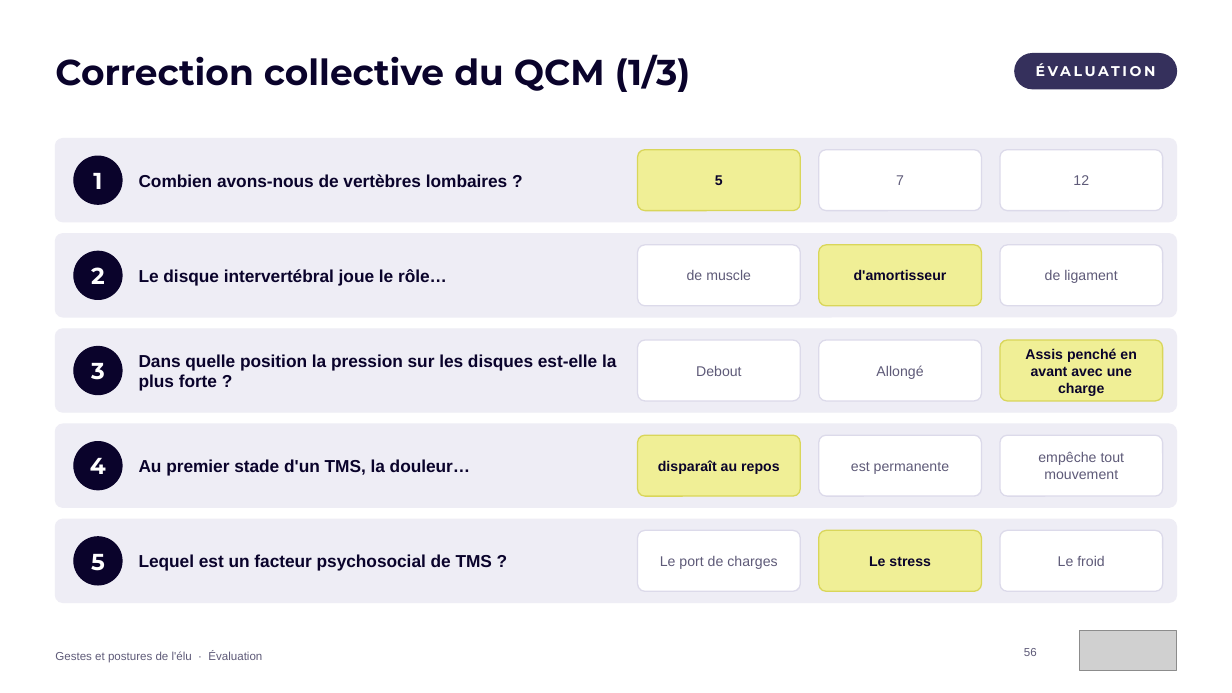
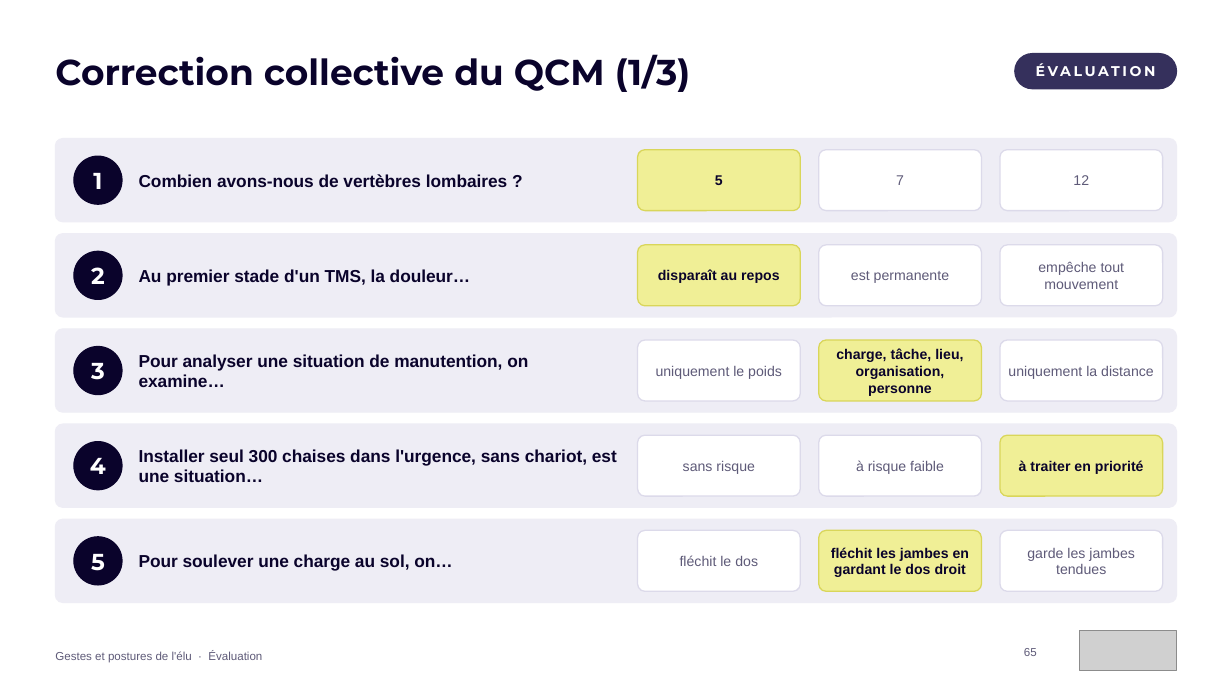
Before and after one commit to maxencedruellefourniez-prog/jefferco-pellets-prospects, a slide deck: slide 65 of formations/Formation_Gestes_et_postures_de_l_elu_ENMA.pptx (slide 56 before the commit). Drawn at 1232x693 pixels with LibreOffice and Linux fonts; fonts in the diff are those of the drawing; grey boxes stand for pictures. Boxes give left, top, right and bottom in pixels: in the first picture for what was removed or moved away, otherwise in the second. Text is boxed around its words. In the diff, an @@ line names an element or a change of style, - is before the commit and + after.

```diff
--- a/formations/Formation_Gestes_et_postures_de_l_elu_ENMA.pptx
+++ b/formations/Formation_Gestes_et_postures_de_l_elu_ENMA.pptx
@@ text at bbox=[139, 269, 471, 286]: text changed @@
-Le disque intervertébral joue le rôle…
+Au premier stade d'un TMS, la douleur…
@@ text at bbox=[658, 269, 779, 283]: text changed; text colour #5E5A78 to #0A032B; bold on @@
-de muscle
+disparaît au repos
@@ text at bbox=[1038, 261, 1125, 289]: text changed @@
-de ligament
+empêche tout mouvement
@@ text at bbox=[851, 271, 949, 283]: text changed; text colour #0A032B to #5E5A78; bold off @@
-d'amortisseur
+est permanente
@@ text at bbox=[139, 354, 528, 387]: text changed @@
-Dans quelle position la pression sur les disques est-elle la plus forte ?
+Pour analyser une situation de manutention, on examine…
@@ text at bbox=[836, 348, 963, 396]: text changed; text colour #5E5A78 to #0A032B; bold on @@
-Allongé
+charge, tâche, lieu, organisation, personne
@@ text at bbox=[656, 366, 782, 379]: text changed @@
-Debout
+uniquement le poids
@@ text at bbox=[1008, 366, 1154, 379]: text changed; text colour #0A032B to #5E5A78; bold off @@
-Assis penché en avant avec une charge
+uniquement la distance
@@ text at bbox=[139, 449, 617, 482]: text changed @@
-Au premier stade d'un TMS, la douleur…
+Installer seul 300 chaises dans l'urgence, sans chariot, est une situation…
@@ fill #F0EF96 to #FFFFFF; outline #D9D65A 1 pt to #DCDAEA 1 pt in 3 elements at bbox=[819, 245, 982, 306], bbox=[1000, 340, 1163, 401], bbox=[638, 435, 800, 496] @@
@@ fill #FFFFFF to #F0EF96; outline #DCDAEA 1 pt to #D9D65A 1 pt in 3 elements at bbox=[638, 245, 800, 306], bbox=[819, 340, 982, 401], bbox=[1000, 435, 1163, 496] @@
@@ text at bbox=[683, 461, 755, 474]: text changed; text colour #0A032B to #5E5A78; bold off @@
-disparaît au repos
+sans risque
@@ text at bbox=[856, 460, 944, 474]: text changed @@
-est permanente
+à risque faible
@@ text at bbox=[1019, 460, 1144, 474]: text changed; text colour #5E5A78 to #0A032B; bold on @@
-empêche tout mouvement
+à traiter en priorité
@@ text at bbox=[139, 554, 452, 571]: text changed @@
-Lequel est un facteur psychosocial de TMS ?
+Pour soulever une charge au sol, on…
@@ text at bbox=[680, 555, 758, 566]: text changed @@
-Le port de charges
+fléchit le dos
@@ text at bbox=[831, 547, 969, 577]: text changed @@
-Le stress
+fléchit les jambes en gardant le dos droit
@@ text at bbox=[1027, 548, 1135, 574]: text changed @@
-Le froid
+garde les jambes tendues
```
Also in this commit, not shown: 43 other slides changed, 10 slides added, 1 other file.
